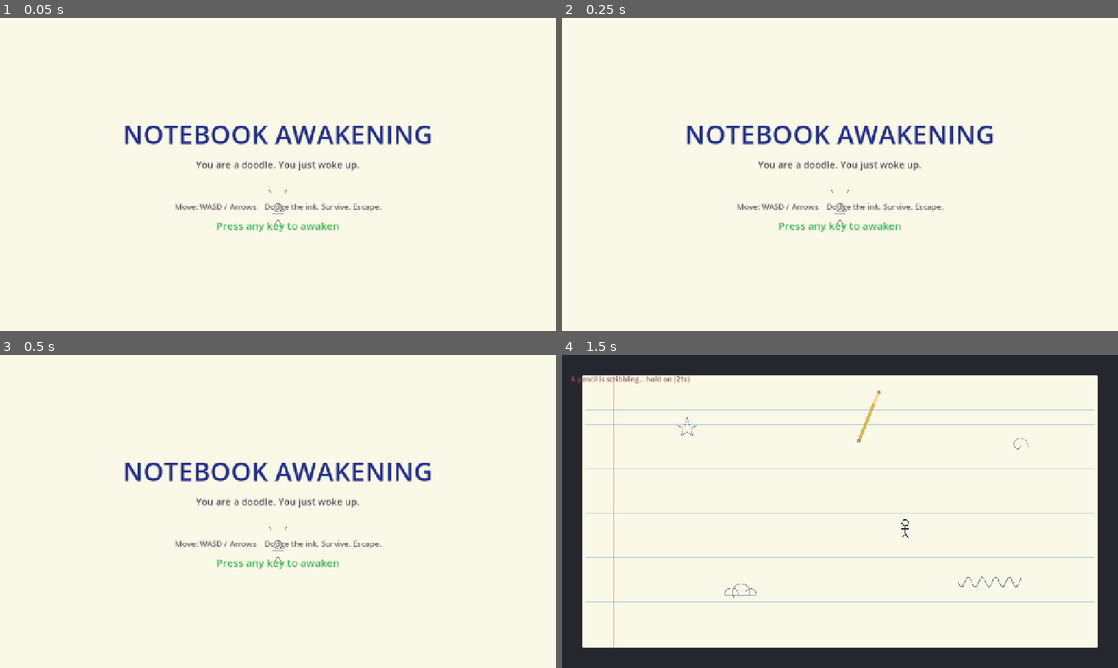
Above: before the commit, frames 1-4 (two rows, left to right).
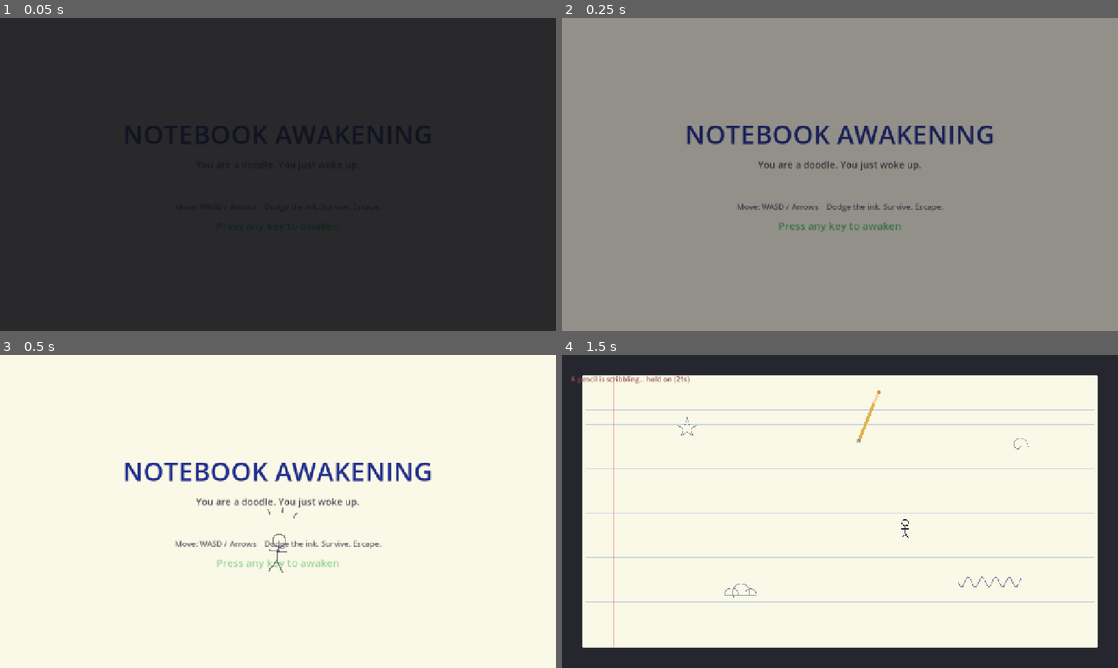
Above: after the commit, the same moments.

Repository: shiarauzo/Shebuiltthis-gamejam
Game: Godot game, scene res://scenes/title.tscn
Same seed, same stepped clock (60 frames per second), same inputs: the game is played once before the commit and once after it.
Inputs (mouse positions are in pixels of both pictures, inside the frame that each line leads up to):
- Up to frame 1 (0.05 s): no input
- Up to frame 2 (0.25 s): no input
- Up to frame 3 (0.5 s): no input
- Up to frame 4 (1.5 s): tap Enter at 0.5 s; move the mouse to (962, 495) at 0.52 s; hold D 0.53-1.28 s; click (962, 495) at 0.67 s; move the mouse to (728, 527) at 1.27 s; hold S from 1.28 s (still down); click (728, 527) at 1.42 s

The runs differ from the first frame. In frame 1, 100% of the frame differs, in the area x 0-100%, y 0-100%; in frame 2, 100%; in frame 3, 0.3%; in frame 4, nothing differs.

Commit message:
Add awakening intro beat and scene fade transitions
- Title doodle pops awake with an elastic wobble; pulsing start prompt
- Fade-in from black on title and end screens

Diff:
--- a/scripts/end.gd
+++ b/scripts/end.gd
@@ -92,6 +92,14 @@
 	tw.tween_property(spine, "modulate:a", 0.0, 0.4)
 	tw.tween_property(center, "modulate:a", 1.0, 0.5)
 
+	# Quick fade-in on top of everything to smooth the cut from gameplay.
+	var fade := ColorRect.new()
+	fade.color = Color(0.06, 0.06, 0.08, 1)
+	fade.set_anchors_preset(Control.PRESET_FULL_RECT)
+	fade.mouse_filter = Control.MOUSE_FILTER_IGNORE
+	add_child(fade)
+	create_tween().tween_property(fade, "color:a", 0.0, 0.3)
+
 	get_tree().create_timer(1.7).timeout.connect(_enable_retry)
 
 func _enable_retry() -> void:
--- a/scripts/title.gd
+++ b/scripts/title.gd
@@ -13,7 +13,14 @@
 	# A faint doodled stick figure waking up, drawn via a small Node2D.
 	var doodle := _TitleDoodle.new()
 	doodle.position = Vector2(VW * 0.5, VH * 0.5 + 90)
+	doodle.scale = Vector2.ZERO
 	add_child(doodle)
+	# Awakening beat: the doodle pops awake with a little wobble.
+	var dt := create_tween()
+	dt.tween_interval(0.25)
+	dt.tween_property(doodle, "scale", Vector2(1.6, 1.6), 0.55).set_trans(Tween.TRANS_ELASTIC).set_ease(Tween.EASE_OUT)
+	dt.parallel().tween_property(doodle, "rotation", 0.12, 0.3).set_trans(Tween.TRANS_SINE)
+	dt.tween_property(doodle, "rotation", 0.0, 0.25).set_trans(Tween.TRANS_SINE)
 
 	var center := CenterContainer.new()
 	center.set_anchors_preset(Control.PRESET_FULL_RECT)
@@ -55,6 +62,18 @@
 	prompt.add_theme_color_override("font_color", Color(0.2, 0.7, 0.32))
 	prompt.horizontal_alignment = HORIZONTAL_ALIGNMENT_CENTER
 	vbox.add_child(prompt)
+	# Gentle pulsing on the prompt to draw the eye.
+	var pt := create_tween().set_loops()
+	pt.tween_property(prompt, "modulate:a", 0.4, 0.7).set_trans(Tween.TRANS_SINE)
+	pt.tween_property(prompt, "modulate:a", 1.0, 0.7).set_trans(Tween.TRANS_SINE)
+
+	# Fade in from black.
+	var fade := ColorRect.new()
+	fade.color = Color(0.06, 0.06, 0.08, 1)
+	fade.set_anchors_preset(Control.PRESET_FULL_RECT)
+	fade.mouse_filter = Control.MOUSE_FILTER_IGNORE
+	add_child(fade)
+	create_tween().tween_property(fade, "color:a", 0.0, 0.45)
 
 func _input(event: InputEvent) -> void:
 	if (event is InputEventKey and event.pressed and not event.echo) \
